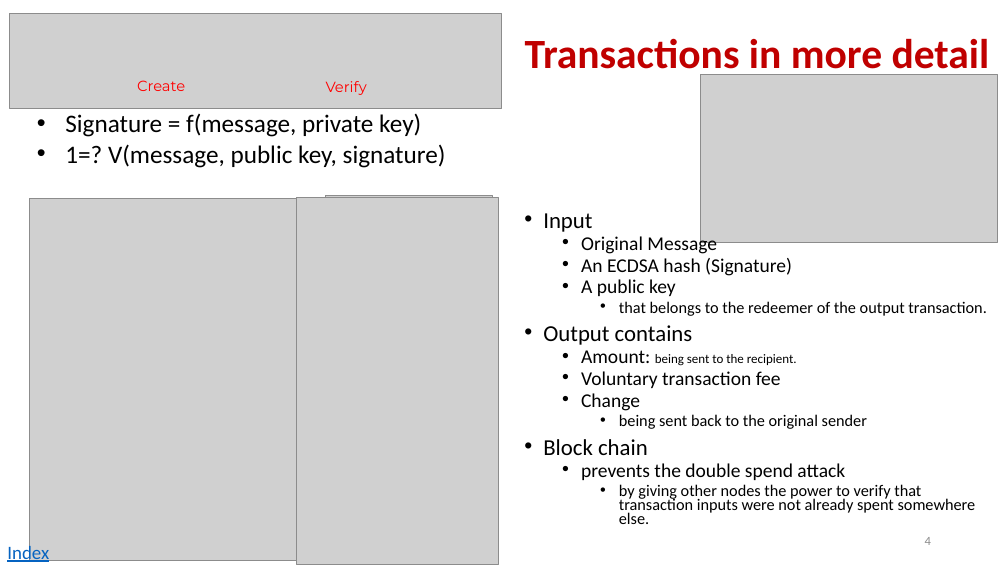
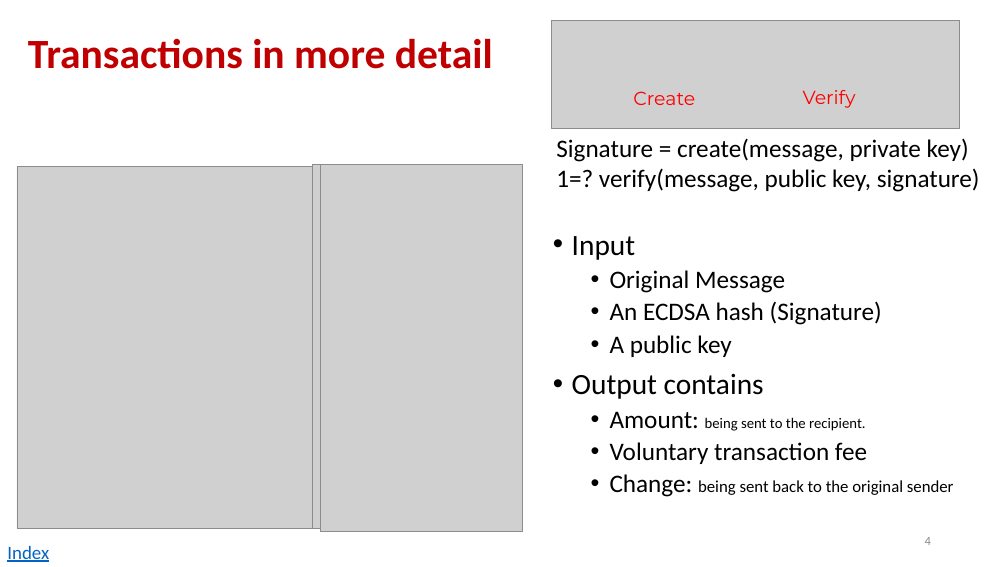
Before and after one commit to andyplusplus/blockchain, a slide deck: slide 4 of how_bitcoin_works/How_03_Transactions.pptx. Drawn at 1008x567 pixels with LibreOffice and Linux fonts; fonts in the diff are those of the drawing; grey boxes stand for pictures. Boxes give left, top, right and bottom in pixels: in the first picture for what was removed or moved away, otherwise in the second. Text is boxed around its words. In the diff, an @@ line names an element or a change of style, - is before the commit and + after.

```diff
--- a/how_bitcoin_works/How_03_Transactions.pptx
+++ b/how_bitcoin_works/How_03_Transactions.pptx
@@ picture removed at (10,14,502,109) @@
@@ title "Transactions in more detail" at (28,38,493,69): alignment right to left @@
@@ picture added at (552,20,960,128) @@
@@ text "Create": place and size @@
-text "Create" at (137,80,185,91)
+text "Create" at (633,91,695,105)
@@ text "Create" at (633,91,695,105): size 14 to 18 pt @@
@@ picture removed at (700,74,997,242) @@
@@ text "Verify" at (803,90,856,108): size 14 to 18 pt @@
@@ text "Verify": place and size @@
-text "Verify" at (326,81,367,95)
+text "Verify" at (803,90,856,108)
@@ text at (556,138,980,192): text changed @@
-• Signature = f(message, private key)
-• 1=? V(message, public key, signature)
+Signature = create(message, private key)
+1=? verify(message, public key, signature)
@@ picture: place and size @@
-picture at (29,199,325,561)
+picture at (17,167,312,529)
@@ picture: place and size @@
-picture at (325,196,492,560)
+picture at (312,164,479,529)
@@ picture: place and size @@
-picture at (296,197,499,564)
+picture at (320,164,523,531)
@@ text "Input": place and size @@
-text "Input" at (543,213,986,524)
+text "Input" at (572,236,954,497)
@@ text at (572,236,882,464): size 21.7 to 28 pt in "Input", "Output contains"; size 18.6 to 24 pt in "Original Message", "An ECDSA hash (Signature)", "A public key", "Amount:" and 1 more places; size 12.4 to 14 pt in "being sent to the recipient."; line spacing 0.7 to 0.9 @@
@@ text at (619,301,986,316): paragraph removed @@
-    • that belongs to the redeemer of the output transaction.
@@ text at (610,474,954,497): text changed; size 15.5 to 16 pt @@
-  • Change
-    • being sent back to the original sender
-• Block chain
-  • prevents the double spend attack
-    • by giving other nodes the power to verify that transaction inputs were not already spent somewhere else.
+  • Change: being sent back to the original sender
```
Also in this commit, not shown: 1 other slide changed, 2 slides added, 1 slide removed, 7 other files.
